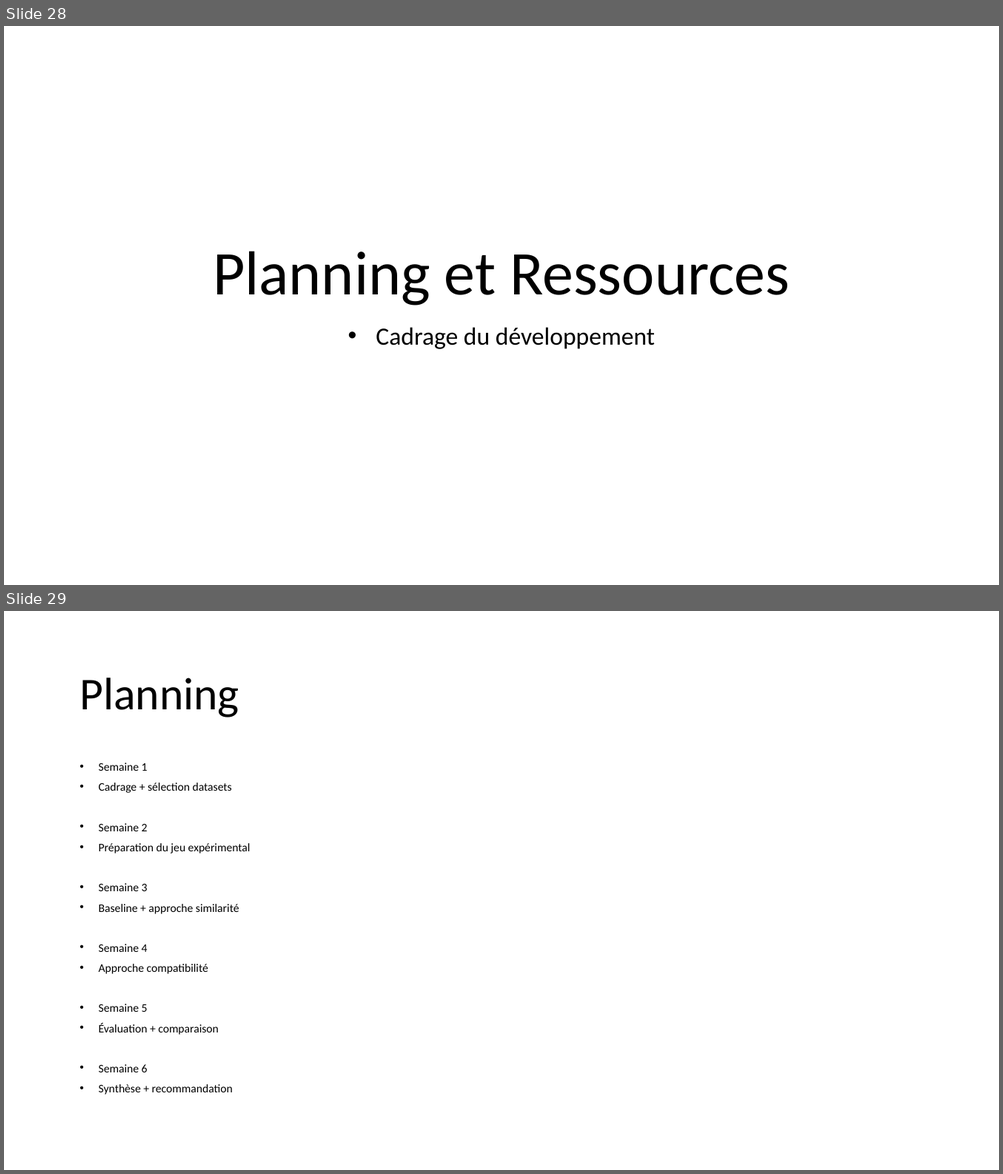
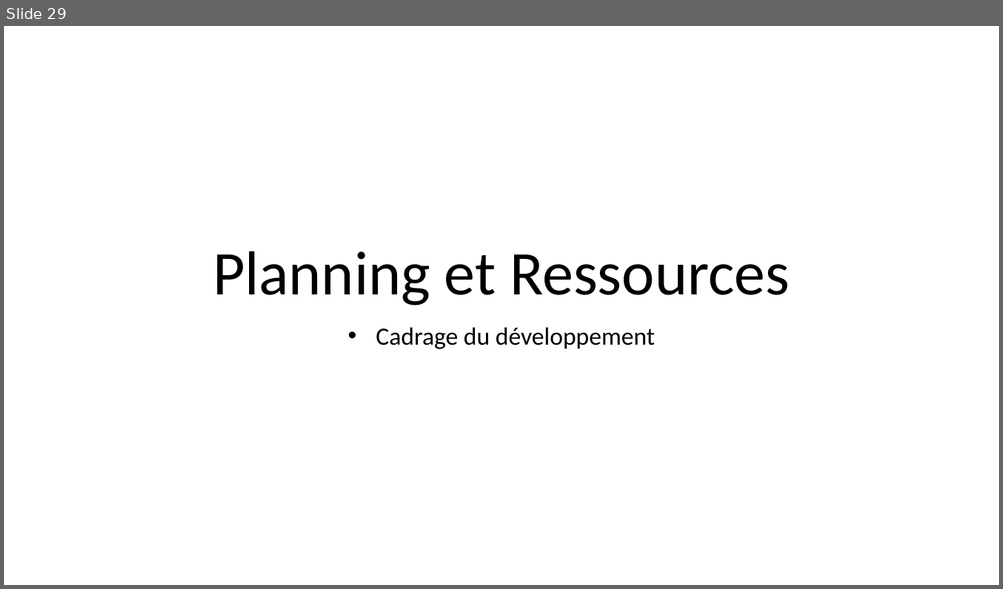
Before and after one commit to Ace4teaM/OCR-FashionInsta, a slide deck: POC.pptx. Shown one above the other, each under a label of ours: slides 28 and 29 before the commit, slide 29 after it. The pictures are 1003x1174 and 1003x589 pixels, drawn with LibreOffice and Linux fonts; fonts in the diff are those of the drawing. Boxes give left, top, right and bottom in pixels: in the first picture for what was removed or moved away, otherwise in the second. Text is boxed around its words. In the diff, an @@ line names an element or a change of style, - is before the commit and + after.

Commit message:
cadrage complet du PoC avant retouche finale

```diff
--- a/POC.pptx
+++ b/POC.pptx
@@ slide 29 removed at bbox=[4, 611, 999, 1170], background #FFFFFF @@
@@ title removed at bbox=[79, 678, 239, 718] @@
-Planning
@@ text removed at bbox=[99, 763, 250, 1095] @@
-• Semaine 1
-• Cadrage + sélection datasets
-• Semaine 2
-• Préparation du jeu expérimental
-• Semaine 3
-• Baseline + approche similarité
-• Semaine 4
-• Approche compatibilité
-• Semaine 5
-• Évaluation + comparaison
-• Semaine 6
-• Synthèse + recommandation
@@ what was slide 28 is now slide 29 @@
```
Also in this commit, not shown: 12 slides changed, 6 slides added, 5 other slides removed.
